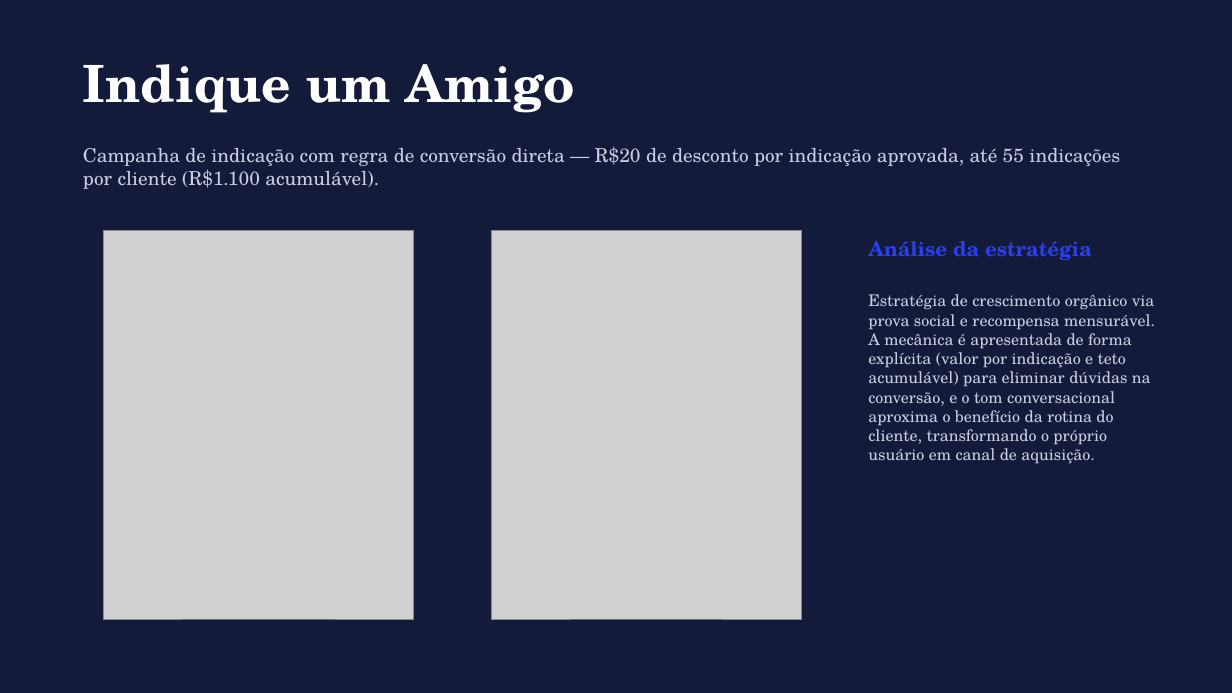
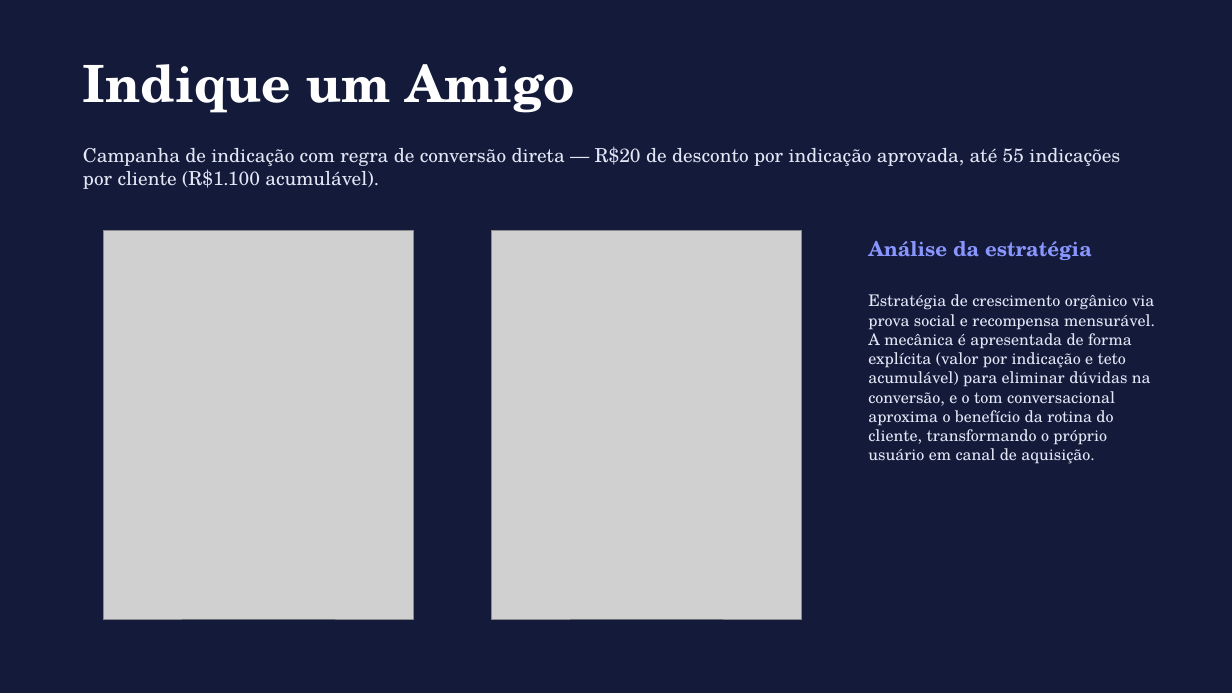
Before and after one commit to affontess-ops/portfolio-antonio, a slide deck: slide 4 of public/antonio-fontes-portfolio.pptx. Drawn at 1232x693 pixels with LibreOffice and Linux fonts; fonts in the diff are those of the drawing; grey boxes stand for pictures. Boxes give left, top, right and bottom in pixels: in the first picture for what was removed or moved away, otherwise in the second. Text is boxed around its words. In the diff, an @@ line names an element or a change of style, - is before the commit and + after.

```diff
--- a/public/antonio-fontes-portfolio.pptx
+++ b/public/antonio-fontes-portfolio.pptx
@@ text "Campanha de indicação com regra ..." at (x1=83, y1=146, x2=1120, y2=189): text colour #C9CDE0 to #E2E6F5 @@
@@ text "Análise da estratégia" at (x1=868, y1=241, x2=1092, y2=260): text colour #2B3FF0 to #8A96FF @@
@@ text "Estratégia de crescimento orgânico via ..." at (x1=868, y1=294, x2=1155, y2=464): text colour #C9CDE0 to #E2E6F5 @@
```
Also in this commit, not shown: 6 other slides changed, 1 other file.
